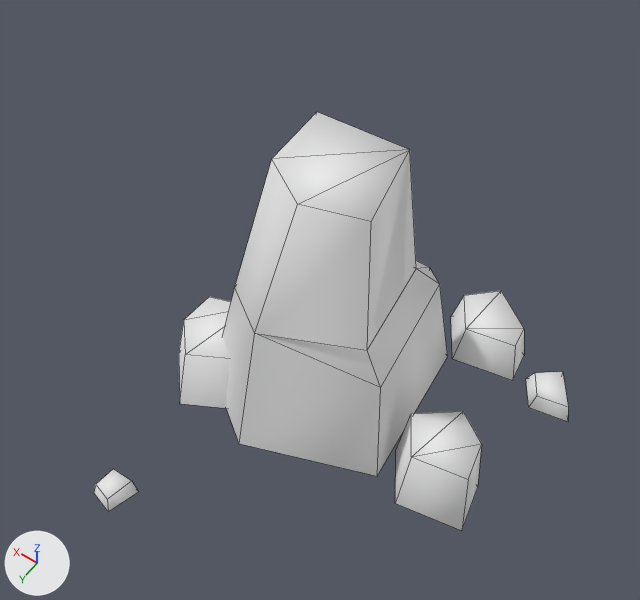
An edit to the OBJ model Assets/WorkAssets/Terrain/Mesh/v_rock_03.obj, drawn before and after from the same camera.
Camera for both pictures: a camera (50 mm lens) standing at (-1.15, 1.95, 3.53) and looking at (0.07, 0.24, 0.84). The lights are fixed; the arrows at lower left show +X, +Y and +Z. Mesh edges are drawn as thin lines. Where no turn or scale is listed for an object, it has been applied to the vertices.

Names of what the first picture shows: 'v_rock_03'.
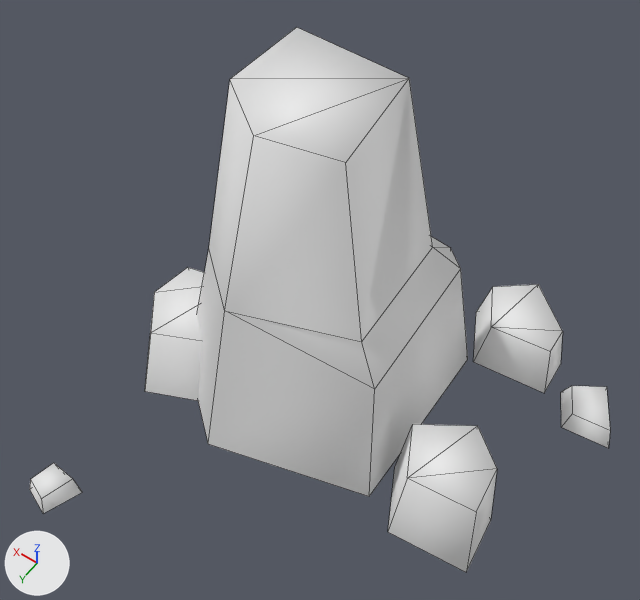
The change, as a diff of the scene's bpy script:
```diff
--- a/Assets/WorkAssets/Terrain/Mesh/v_rock_03.obj.py
+++ b/Assets/WorkAssets/Terrain/Mesh/v_rock_03.obj.py
@@ me_v_rock_03 @@
 me_v_rock_03.from_pydata(...)  # 66 vertices, 53 faces; spans x -0.88..0.82, y -0.75..1.16, z 0.0..1.34
-me_v_rock_03.vertices[0].co = (0.27, 0.58, 0.0)  # pixel (239, 443)
-me_v_rock_03.vertices[1].co = (-0.32, 0.35, 0.0)  # pixel (377, 476)
-me_v_rock_03.vertices[2].co = (-0.25, 0.28, 0.57)  # pixel (380, 387)
-me_v_rock_03.vertices[3].co = (0.24, 0.43, 0.7)  # pixel (254, 333)
-me_v_rock_03.vertices[4].co = (-0.25, -0.37, 0.0)  # pixel (447, 356)
-me_v_rock_03.vertices[5].co = (-0.17, -0.31, 0.56)  # pixel (439, 284)
-me_v_rock_03.vertices[6].co = (-0.12, -0.46, 0.0)
-me_v_rock_03.vertices[7].co = (0.64, -0.33, 0.0)
-me_v_rock_03.vertices[8].co = (0.55, -0.3, 0.65)
-me_v_rock_03.vertices[9].co = (-0.09, -0.36, 0.56)  # pixel (429, 267)
-me_v_rock_03.vertices[10].co = (0.61, 0.35, 0.0)
-me_v_rock_03.vertices[11].co = (0.47, 0.28, 0.67)  # pixel (234, 287)
-me_v_rock_03.vertices[12].co = (-0.14, 0.21, 0.65)  # pixel (367, 350)
-me_v_rock_03.vertices[13].co = (-0.08, -0.25, 0.66)  # pixel (416, 268)
-me_v_rock_03.vertices[14].co = (0.44, -0.2, 0.72)
-me_v_rock_03.vertices[15].co = (-0.11, 0.19, 1.34)  # pixel (371, 221)
-me_v_rock_03.vertices[16].co = (0.14, 0.27, 1.34)  # pixel (297, 204)
-me_v_rock_03.vertices[17].co = (-0.02, -0.19, 1.34)  # pixel (409, 149)
-me_v_rock_03.vertices[18].co = (0.37, -0.16, 1.34)  # pixel (316, 111)
-me_v_rock_03.vertices[19].co = (0.35, 0.14, 1.34)  # pixel (271, 158)
+# me_v_rock_03 part 1: the loose piece of 8 vertices spanning x -0.88..-0.61, y -0.58..-0.35, z 0.0..0.08 is turned -5 degrees about the z axis through the mesh origin and scaled by 1.2
+# me_v_rock_03 part 2: the loose piece of 10 vertices spanning x -0.57..-0.14, y -0.75..-0.38, z 0.0..0.21 is turned -5 degrees about the z axis through the mesh origin and scaled by 1.2
+# me_v_rock_03 part 3: the loose piece of 10 vertices spanning x -0.75..-0.32, y 0.03..0.41, z 0.0..0.38 is turned -5 degrees about the z axis through the mesh origin and scaled by 1.2
+# me_v_rock_03 part 4: the loose piece of 10 vertices spanning x 0.31..0.82, y 0.04..0.57, z 0.0..0.3 is turned -5 degrees about the z axis through the mesh origin and scaled by 1.2
+# me_v_rock_03 part 5: the loose piece of 8 vertices spanning x 0.48..0.63, y 1.01..1.16, z 0.0..0.08 is scaled about its middle by (1.2, 1.18, 1.2), then moved by (0.22, 0.15, 0.01)
+# me_v_rock_03 part 6
+me_v_rock_03.vertices[0].co = (0.38, 0.66, 0.0)  # pixel (208, 443)
+me_v_rock_03.vertices[1].co = (-0.35, 0.45, 0.0)  # pixel (369, 496)
+me_v_rock_03.vertices[2].co = (-0.27, 0.36, 0.68)  # pixel (374, 389)
+me_v_rock_03.vertices[3].co = (0.34, 0.49, 0.84)  # pixel (224, 310)
+me_v_rock_03.vertices[4].co = (-0.34, -0.42, 0.0)  # pixel (467, 359)
+me_v_rock_03.vertices[5].co = (-0.24, -0.35, 0.67)  # pixel (460, 268)
+me_v_rock_03.vertices[6].co = (-0.19, -0.53, 0.0)
+me_v_rock_03.vertices[7].co = (0.73, -0.46, 0.0)
+me_v_rock_03.vertices[8].co = (0.62, -0.41, 0.78)
+me_v_rock_03.vertices[9].co = (-0.15, -0.42, 0.67)  # pixel (450, 247)
+me_v_rock_03.vertices[10].co = (0.76, 0.36, 0.0)
+me_v_rock_03.vertices[11].co = (0.62, 0.25, 0.8)  # pixel (208, 247)
+me_v_rock_03.vertices[12].co = (-0.15, 0.27, 0.78)  # pixel (361, 341)
+me_v_rock_03.vertices[13].co = (-0.13, -0.29, 0.79)  # pixel (432, 247)
+me_v_rock_03.vertices[14].co = (0.5, -0.29, 0.86)
+me_v_rock_03.vertices[15].co = (-0.03, 0.23, 1.61)  # pixel (345, 162)
+me_v_rock_03.vertices[16].co = (0.28, 0.3, 1.61)  # pixel (253, 135)
+me_v_rock_03.vertices[17].co = (0.03, -0.24, 1.61)  # pixel (409, 78)
+me_v_rock_03.vertices[18].co = (0.52, -0.25, 1.61)  # pixel (296, 27)
+me_v_rock_03.vertices[19].co = (0.53, 0.13, 1.61)  # pixel (229, 79)
```

Location of each change, (x1, y1, x2, y2) in pixels of the pictures (640 x 600 px; the box of a moved part takes in the faces that stretch with it):
'v_rock_03', reshaped (22% wider, 30% taller): before (94, 112, 568, 531); after (30, 27, 610, 572)
part 1 of me_v_rock_03, moved or reshaped: before (526, 372, 568, 422); after (561, 386, 610, 448)
part 2 of me_v_rock_03, moved or reshaped: before (451, 291, 524, 380); after (473, 284, 563, 393)
part 3 of me_v_rock_03, moved or reshaped: before (395, 411, 482, 531); after (388, 424, 497, 572)
part 4 of me_v_rock_03, moved or reshaped: before (179, 297, 231, 408); after (145, 267, 204, 401)
part 5 of me_v_rock_03, moved or reshaped: before (94, 469, 139, 512); after (30, 463, 82, 514)
part 6 of me_v_rock_03, moved or reshaped: before (222, 112, 448, 476); after (197, 27, 468, 496)
